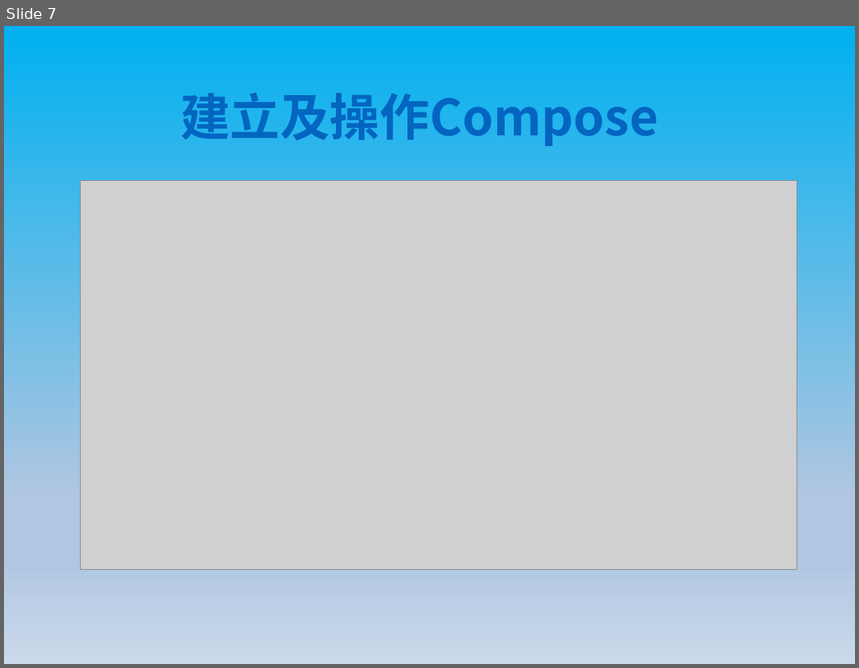
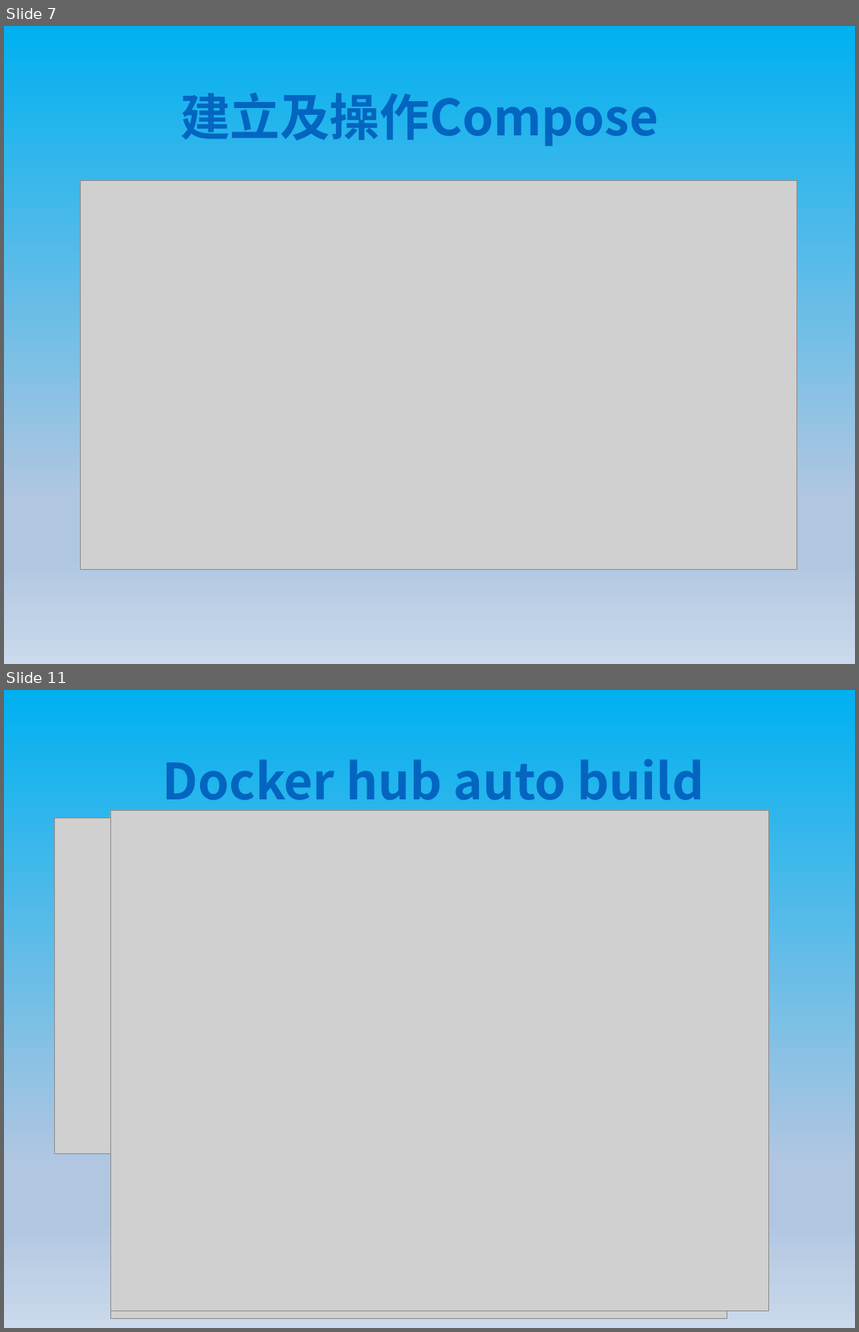
Before and after one commit to shwang1a/DockerDoc, a slide deck: Docker進階.pptx. Shown one above the other, each under a label of ours: slide 7 before the commit, slides 7 and 11 after it; the slides between them are not shown. The pictures are 859x668 and 859x1332 pixels, drawn with LibreOffice and Linux fonts; fonts in the diff are those of the drawing; grey boxes stand for pictures. Boxes give left, top, right and bottom in pixels: in the first picture for what was removed or moved away, otherwise in the second. Text is boxed around its words. In the diff, an @@ line names an element or a change of style, - is before the commit and + after.

```diff
--- a/Docker進階.pptx
+++ b/Docker進階.pptx
@@ slide 11 added at [4,690,855,1328], background gradient #00B0F0 to #B0C6E1 to #CAD9EB @@
@@ text added at [163,759,704,812], 60 pt, text #0365C0, bold @@
+Docker hub auto build
@@ picture added at [54,818,713,1154] @@
@@ picture added at [110,810,728,1319] @@
@@ picture added at [110,810,769,1312] @@
```
Also in this commit, not shown: 1 slide changed, 4 other slides added, 1 slide removed.
